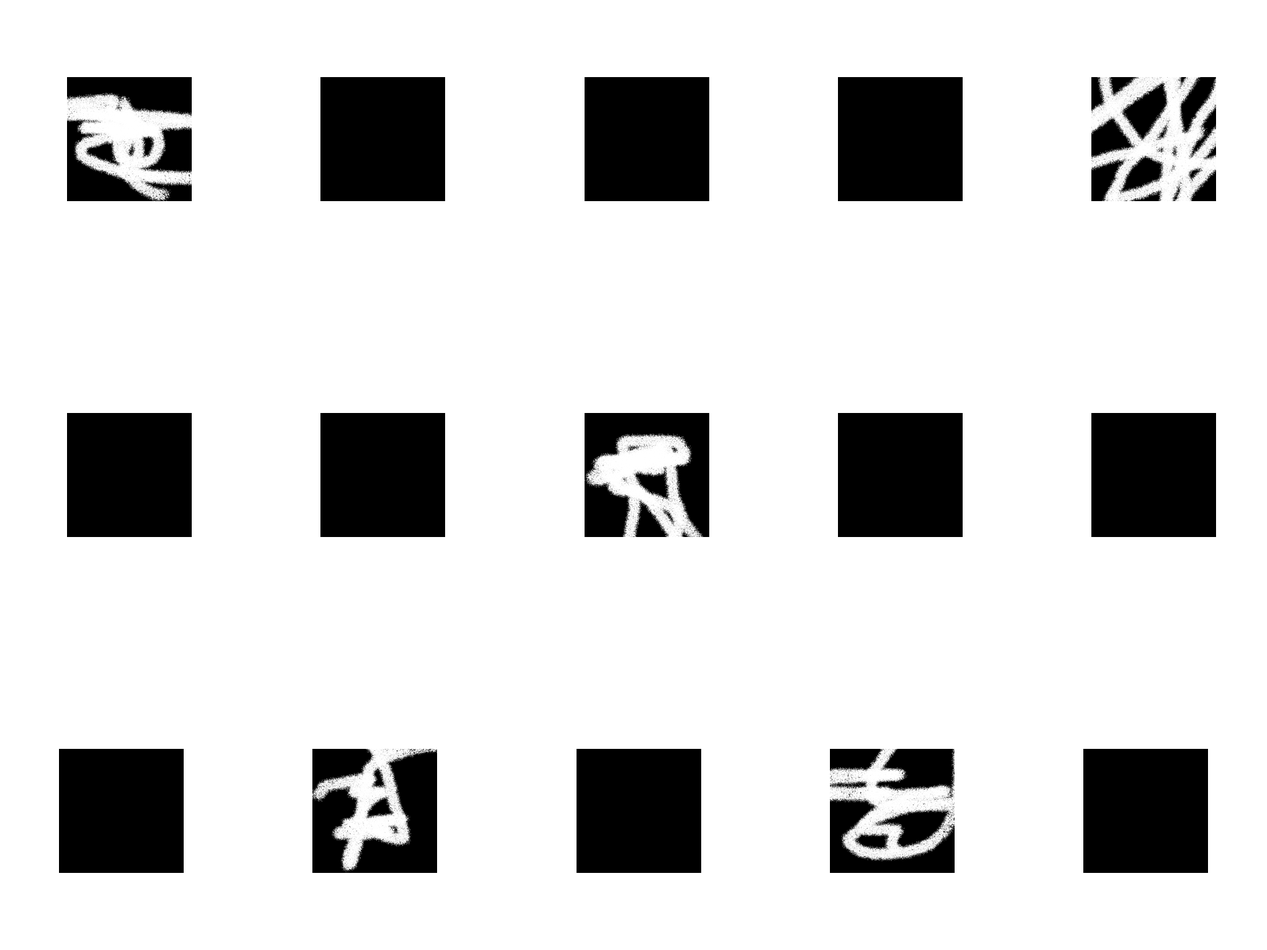
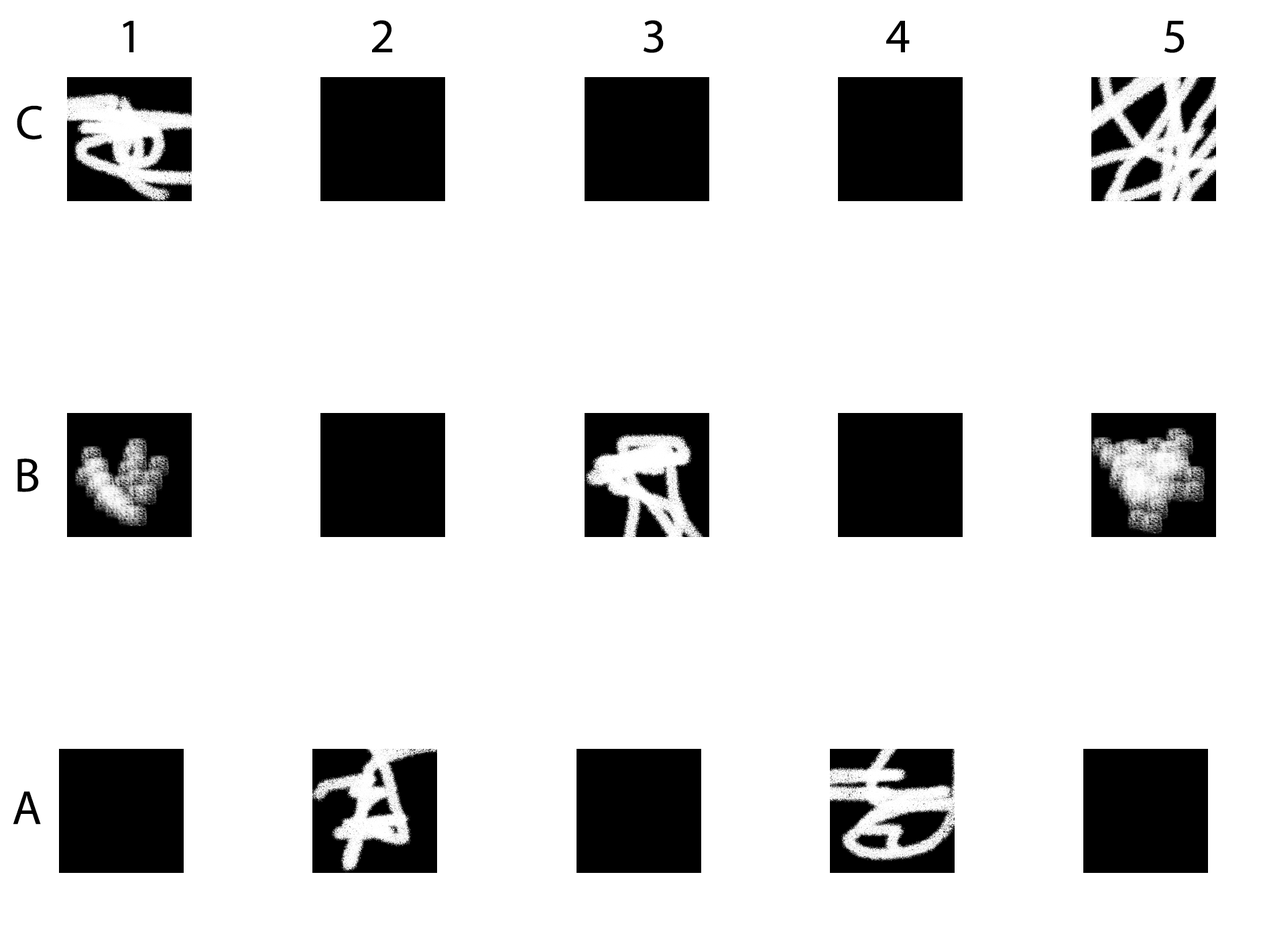
Revision of a layered 1267 x 950 image; what changed, layer by layer:
added layer "5" above "4" over bbox(1164, 20, 1185, 53)
added layer "4" above "3" over bbox(886, 20, 910, 53)
added layer "3" above "2" over bbox(643, 20, 664, 53)
added layer "2" above "1" over bbox(372, 20, 393, 53)
added layer "1" above "C" over bbox(122, 20, 135, 53)
added layer "C" above "B" over bbox(16, 105, 43, 140)
added layer "B" above "A" over bbox(17, 458, 39, 493)
added layer "A" above "Rectangle 1 copy 6" over bbox(12, 790, 41, 825)
painted on "Rectangle 1 copy 6" over bbox(74, 427, 1205, 534)
